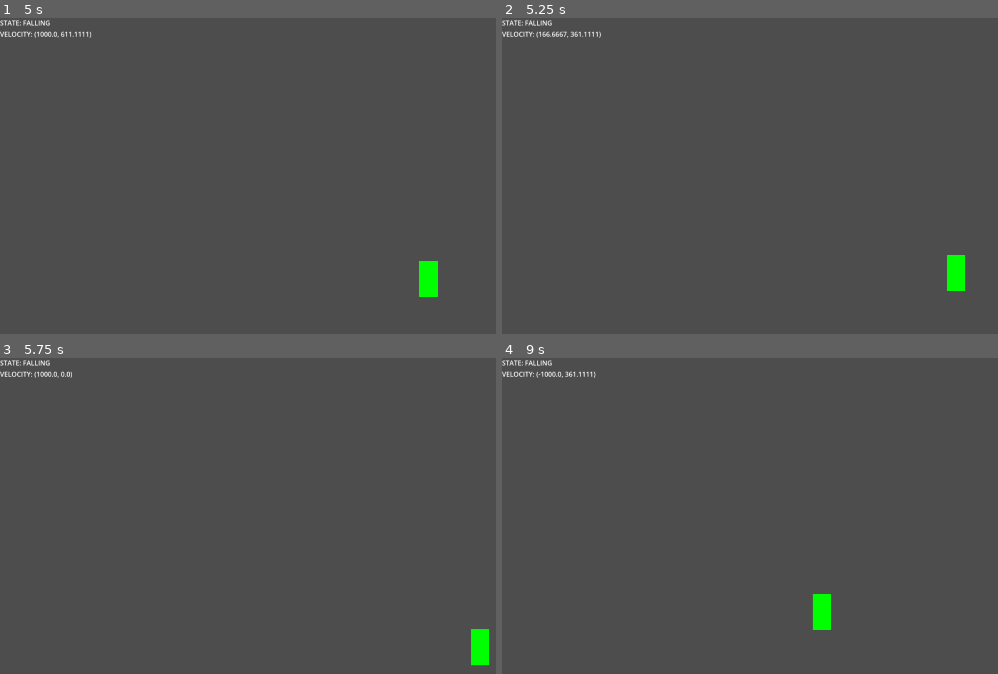
Above: before the commit, frames 1-4 (two rows, left to right).
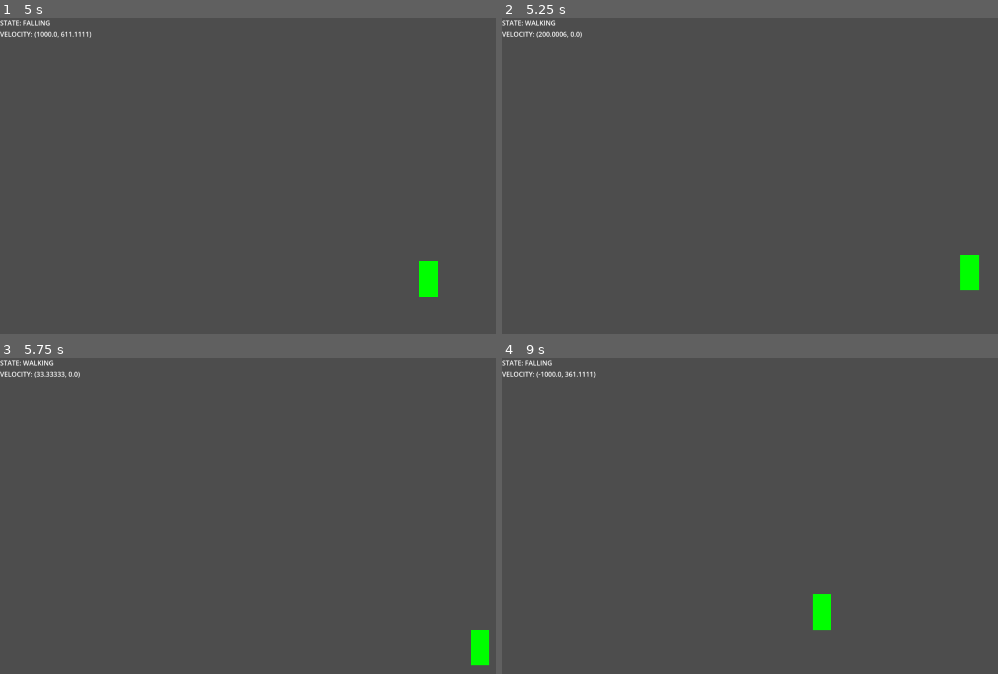
Above: after the commit, the same moments.

Repository: JeriamJito/ProjectWild
Game: Godot game, scene res://stage.tscn
Same seed, same stepped clock (60 frames per second), same inputs: the game is played once before the commit and once after it.
Inputs:
- Up to frame 1 (5 s): tap Enter at 0.5 s; hold D (move_right) 0.53-2.03 s; tap Space (jump) at 0.6, 0.77, 1.07, 1.35, 1.52, 1.82, 2.1, 2.85, 3.02, 3.32, 3.6, 3.77, 4.07, 4.35, 4.52, 4.82 s; hold A (move_left) 2.03-4.28 s; hold D (move_right) from 4.28 s (still down)
- Up to frame 2 (5.25 s): keep holding D (move_right); tap Space (jump) at 5.1 s
- Up to frame 3 (5.75 s): keep holding D (move_right)
- Up to frame 4 (9 s): tap Space (jump) at 5.85, 6.02, 6.32, 6.6, 6.77, 7.07, 7.35, 7.52, 7.82, 8.1, 8.85 s; release D (move_right) at 8.03 s; hold A (move_left) from 8.03 s (still down)

Frame 1 is identical in both runs. In frame 2, 0.8% of the frame differs, in the area x 4-97%, y 0-87%; in frame 3, 0.2%; in frame 4, less than 0.1%.

Commit message:
(update) ledge grab mechanics
- Player now automatically grabs ledge when close enough in the air

Diff:
--- a/player/player.gd
+++ b/player/player.gd
@@ -27,12 +27,12 @@
 	elif is_on_floor():
 		change_state.emit(STATES.WALKING)
 
-	if Input.is_action_just_pressed("jump") and \
-			state in [STATES.JUMPING, STATES.FALLING] and can_ledge_grab():
+	if state in [STATES.JUMPING, STATES.FALLING] and \
+			can_ledge_grab() and climbing_timeout.is_stopped():
 		climbing_timeout.start()
 		change_state.emit(STATES.CLIMBING)
 
-	elif Input.is_action_just_pressed("jump") and \
+	if Input.is_action_just_pressed("jump") and \
 			state in [STATES.IDLE, STATES.WALKING, STATES.COYOTE]:
 		change_state.emit(STATES.JUMPING)
 
@@ -41,9 +41,9 @@
 
 	if state == STATES.CLIMBING:
 		if climbing_timeout.is_stopped() or Input.is_action_just_pressed("drop_down"):
-			climbing_timeout.stop()
+			climbing_timeout.start()
 			change_state.emit(STATES.FALLING)
-		elif climbing_timeout.is_grace_over() and Input.is_action_just_pressed("jump"):
+		elif Input.is_action_just_pressed("jump"):
 			climb_up()
 
 	coyote_check()
